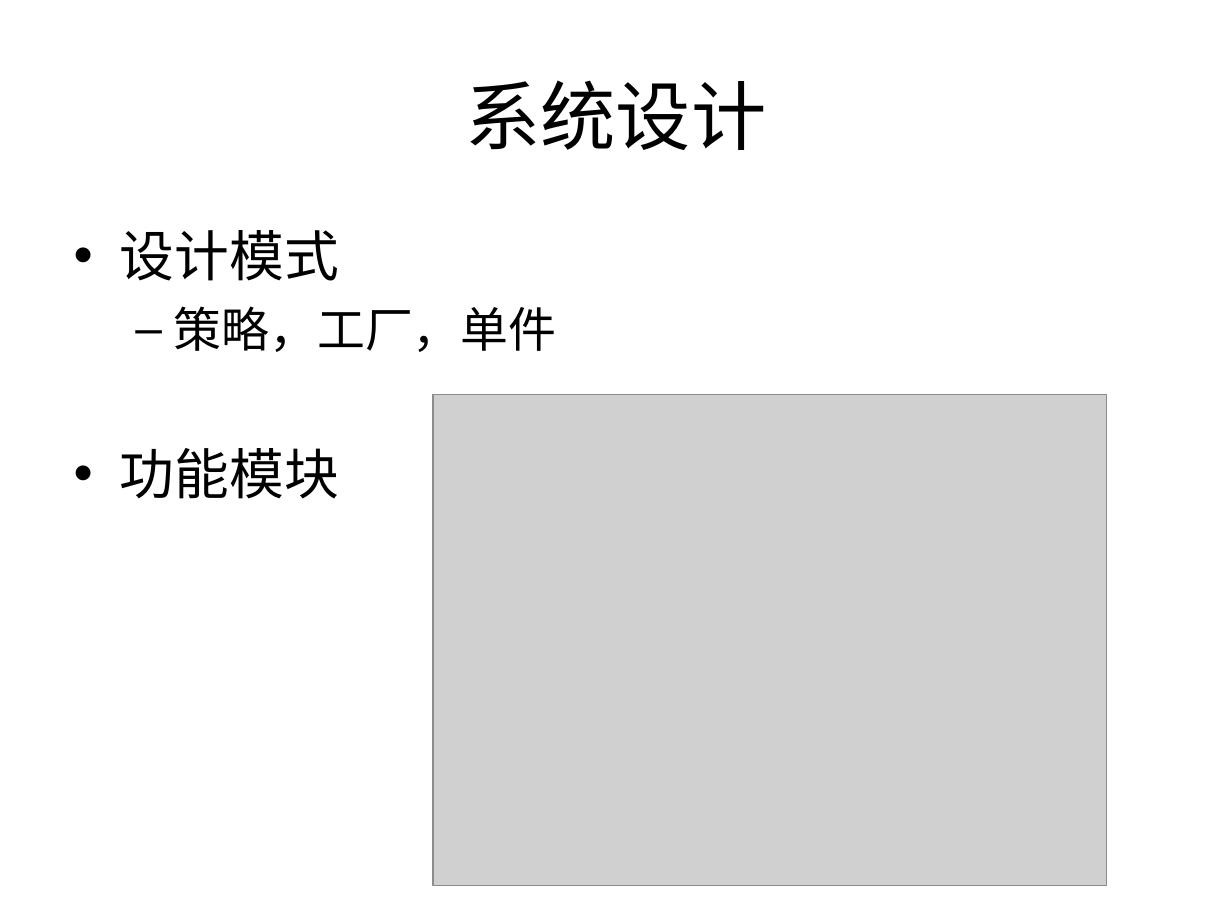
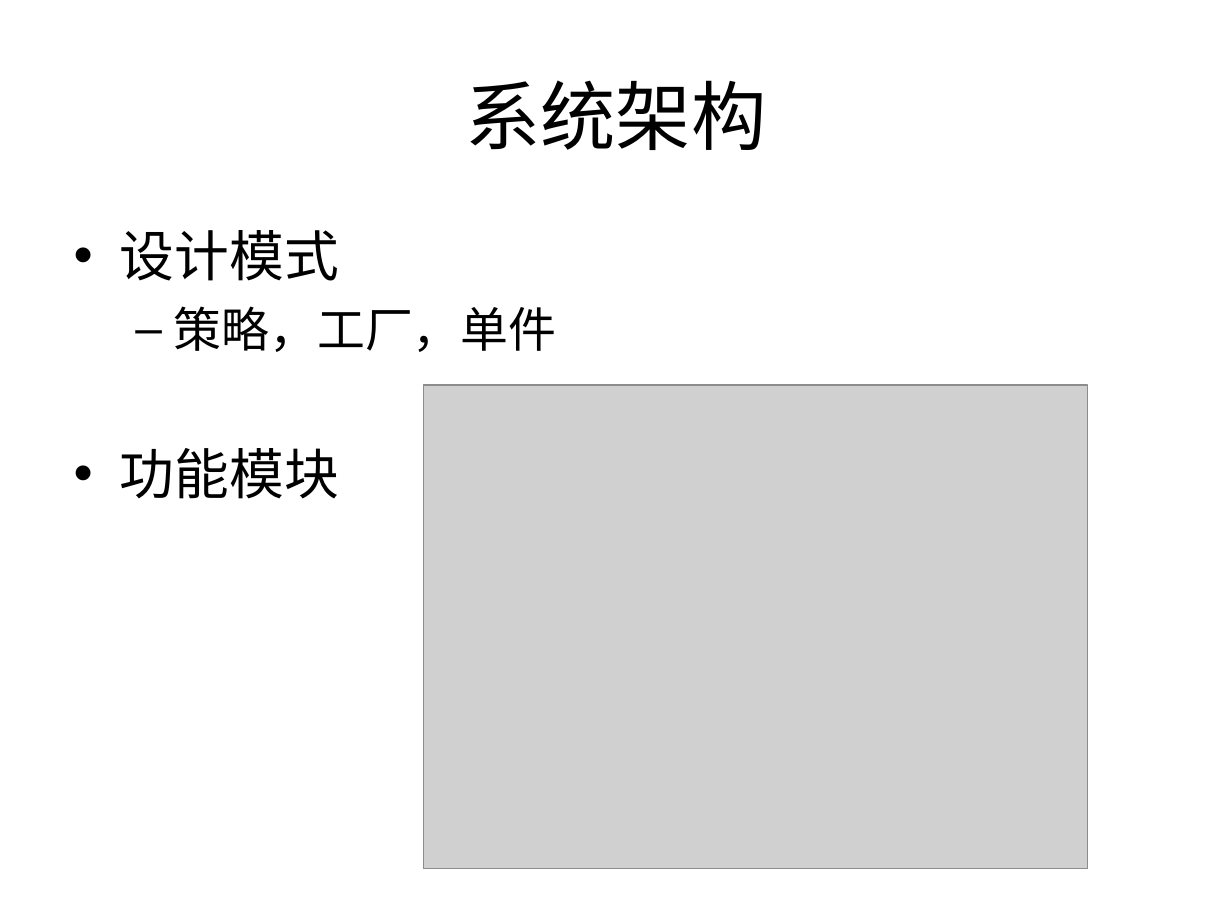
Before and after one commit to Nookleptia/qianmen3d, a slide deck: slide 33 of 毕设文件/毕设提纲.ppt. Drawn at 1232x924 pixels with LibreOffice and Linux fonts; fonts in the diff are those of the drawing; grey boxes stand for pictures. Boxes give left, top, right and bottom in pixels: in the first picture for what was removed or moved away, otherwise in the second. Text is boxed around its words. In the diff, an @@ line names an element or a change of style, - is before the commit and + after.

```diff
--- a/毕设文件/毕设提纲.ppt
+++ b/毕设文件/毕设提纲.ppt
@@ title at (465, 80, 766, 150): text changed @@
-系统设计
+系统架构
@@ picture: place and size @@
-picture at (434, 394, 1108, 885)
+picture at (424, 386, 1088, 870)
```
Also in this commit, not shown: 13 other slides changed, 2 other files.
